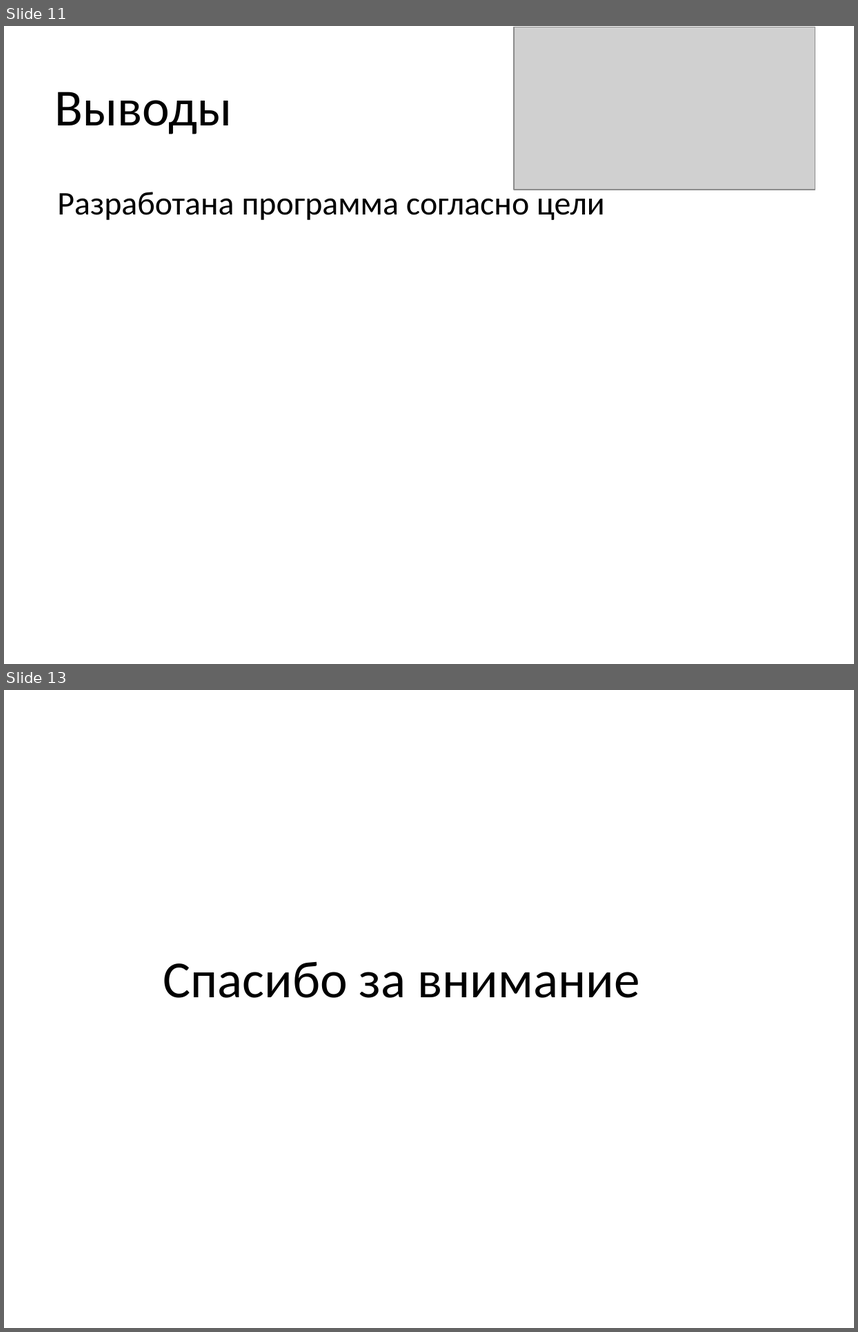
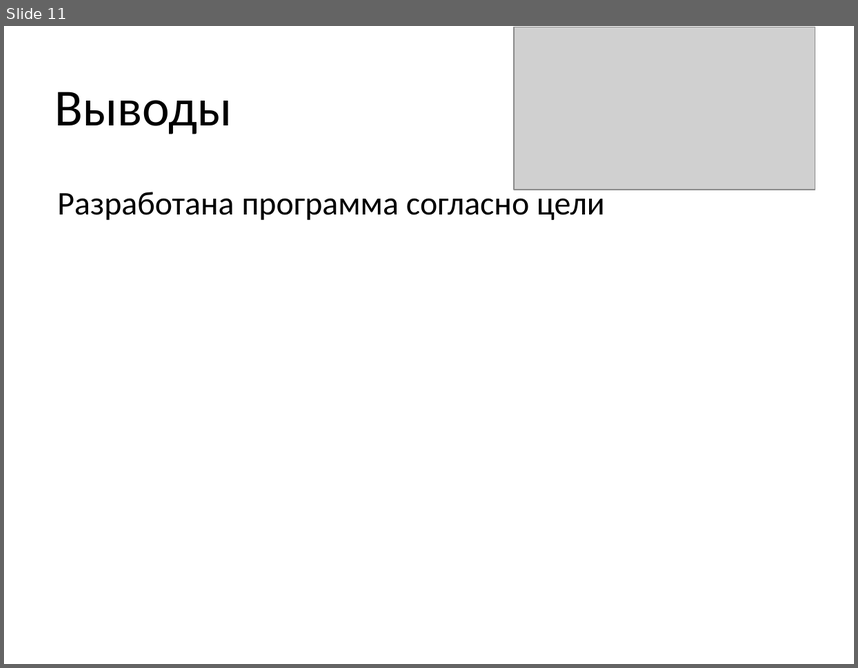
Before and after one commit to novd7/yandex_project1_stress_in_words, a slide deck: presentation.pptx. Shown one above the other, each under a label of ours: slides 11 and 13 before the commit, slide 11 after it; the slides between them are not shown. The pictures are 858x1332 and 858x668 pixels, drawn with LibreOffice and Linux fonts; fonts in the diff are those of the drawing; grey boxes stand for pictures. Boxes give left, top, right and bottom in pixels: in the first picture for what was removed or moved away, otherwise in the second. Text is boxed around its words. In the diff, an @@ line names an element or a change of style, - is before the commit and + after.

```diff
--- a/presentation.pptx
+++ b/presentation.pptx
@@ slide 13 removed at box(4, 690, 854, 1328), background #FFFFFF @@
@@ text removed at box(163, 961, 640, 998) @@
-Спасибо за внимание
```
Also in this commit, not shown: 1 slide added, 2 other slides removed.
